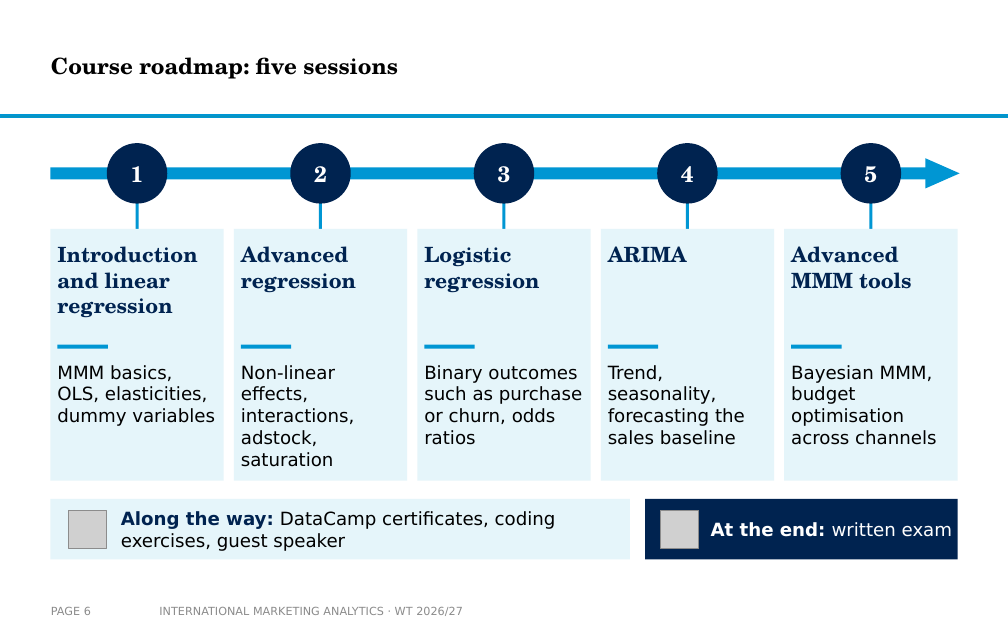
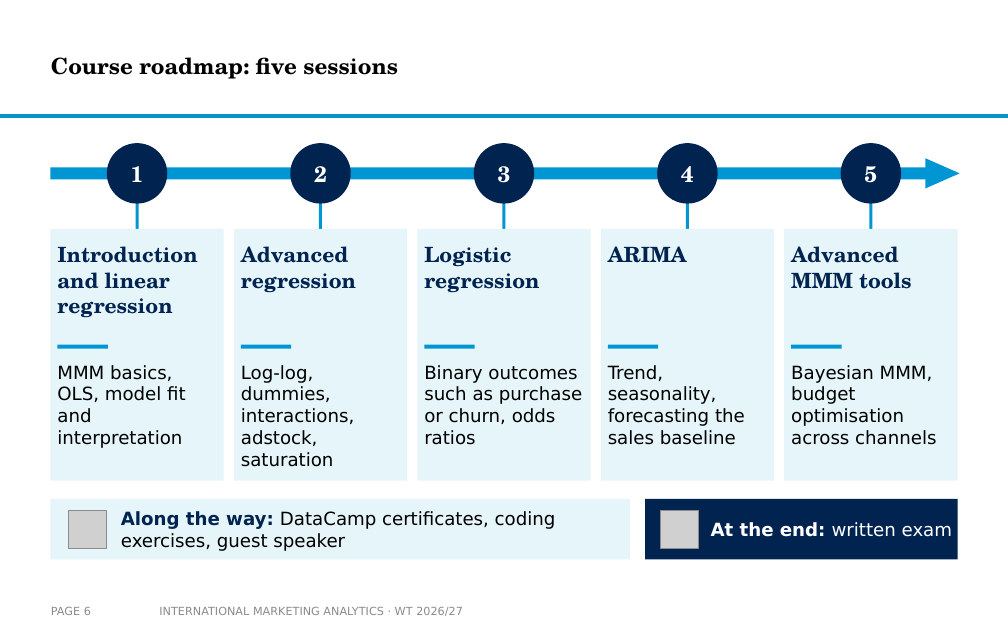
Before and after one commit to arnefloh-wu/International-Marketing-Analytics, a slide deck: slide 6 of slides/00a_course-content-and-style_WT26-27.pptx. Drawn at 1008x630 pixels with LibreOffice and Linux fonts; fonts in the diff are those of the drawing; grey boxes stand for pictures; background and template pictures are left out. Boxes give left, top, right and bottom in pixels: in the first picture for what was removed or moved away, otherwise in the second. Text is boxed around its words. In the diff, an @@ line names an element or a change of style, - is before the commit and + after.

```diff
--- a/slides/00a_course-content-and-style_WT26-27.pptx
+++ b/slides/00a_course-content-and-style_WT26-27.pptx
@@ text at bbox=[57, 365, 186, 448]: text changed @@
-MMM basics, OLS, elasticities, dummy variables
+MMM basics, OLS, model fit and interpretation
@@ text at bbox=[241, 365, 354, 467]: text changed @@
-Non-linear effects, interactions, adstock, saturation
+Log-log, dummies, interactions, adstock, saturation
```
Also in this commit, not shown: 7 other slides changed, 2 slides added, 4 other files.
